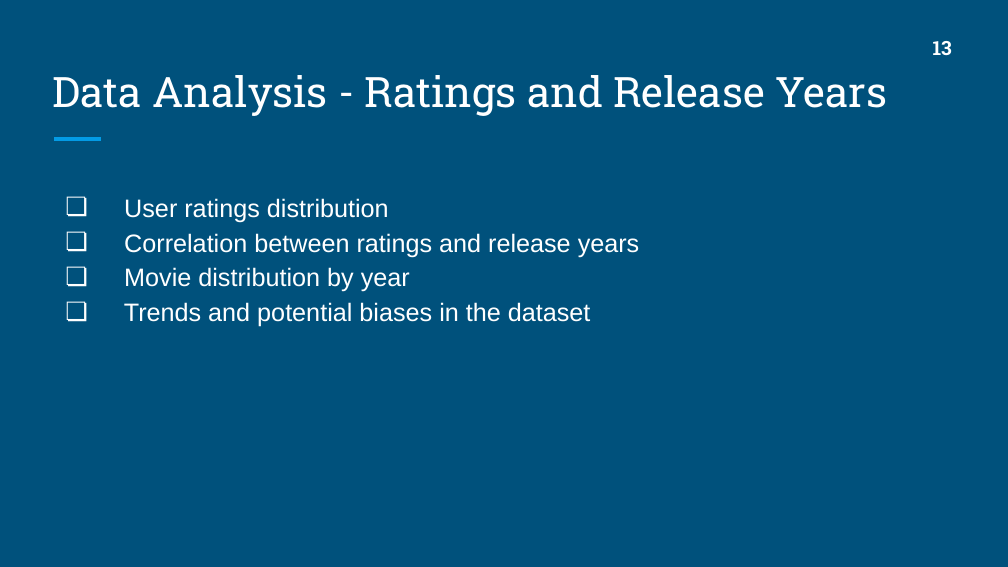
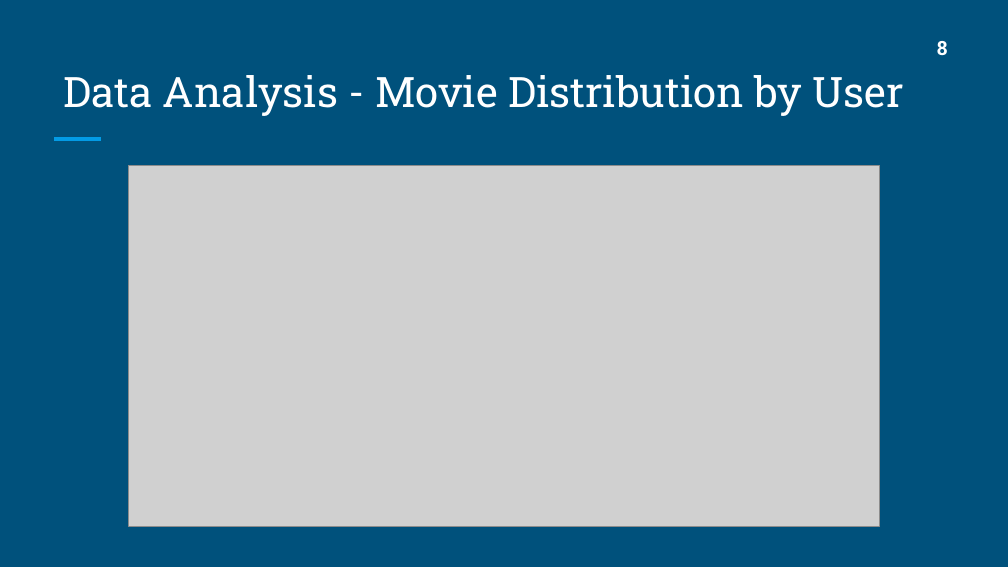
Before and after one commit to sakibrokoni/CSE707, a slide deck: slide 9 of Task 4b/CSE707_Task 4b_Group6.pptx (slide 14 before the commit). Drawn at 1008x567 pixels with LibreOffice and Linux fonts; fonts in the diff are those of the drawing; grey boxes stand for pictures. Boxes give left, top, right and bottom in pixels: in the first picture for what was removed or moved away, otherwise in the second. Text is boxed around its words. In the diff, an @@ line names an element or a change of style, - is before the commit and + after.

```diff
--- a/Task 4b/CSE707_Task 4b_Group6.pptx
+++ b/Task 4b/CSE707_Task 4b_Group6.pptx
@@ text at (x1=937, y1=41, x2=948, y2=55): text changed @@
-13
+8
@@ title at (x1=63, y1=75, x2=903, y2=116): text changed @@
-Data Analysis - Ratings and Release Years
+Data Analysis - Movie Distribution by User
@@ picture added at (x1=129, y1=165, x2=879, y2=526) @@
@@ text removed at (x1=124, y1=198, x2=640, y2=327) @@
-❏ User ratings distribution
-❏ Correlation between ratings and release years
-❏ Movie distribution by year
-❏ Trends and potential biases in the dataset
```
Also in this commit, not shown: 15 other slides changed, 3 slides added, 1 other file.
